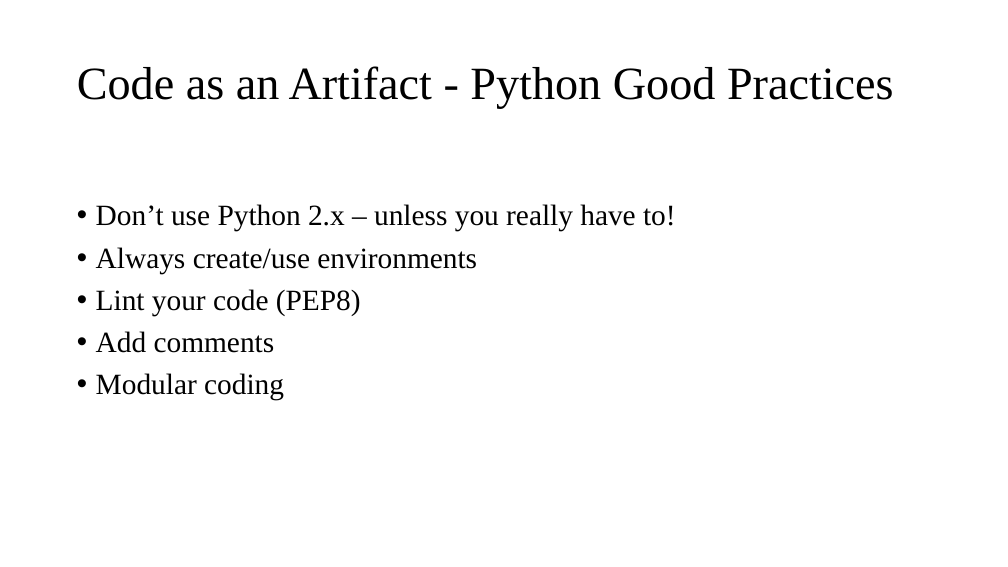
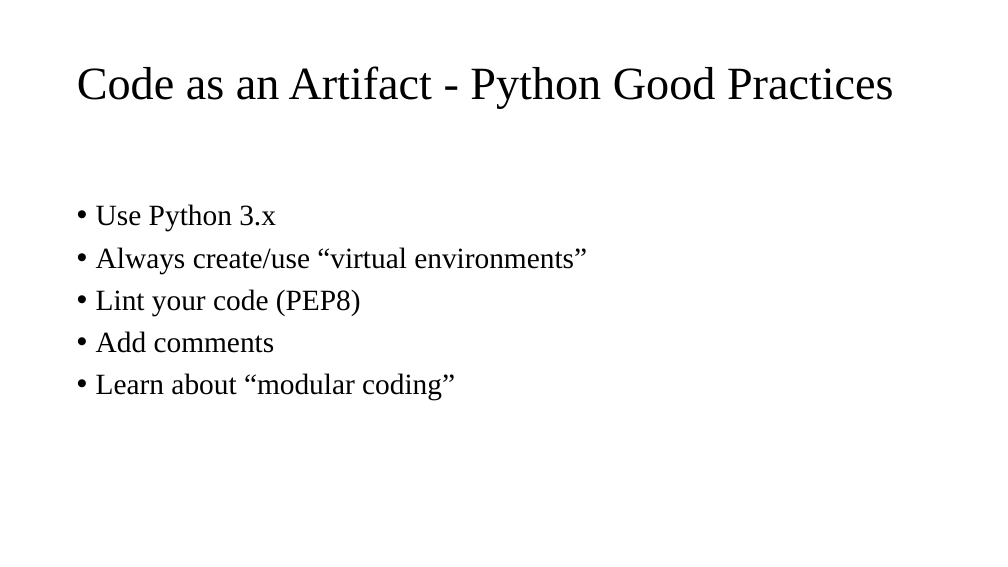
Before and after one commit to Amirosimani/Machine_Learning_Pratt, a slide deck: slide 13 of course slides/week_01.pptx. Drawn at 1008x567 pixels with LibreOffice and Linux fonts; fonts in the diff are those of the drawing. Boxes give left, top, right and bottom in pixels: in the first picture for what was removed or moved away, otherwise in the second. Text is boxed around its words. In the diff, an @@ line names an element or a change of style, - is before the commit and + after.

```diff
--- a/course slides/week_01.pptx
+++ b/course slides/week_01.pptx
@@ text at (x1=96, y1=204, x2=587, y2=274): text changed @@
-• Don’t use Python 2.x – unless you really have to!
-• Always create/use environments
+• Use Python 3.x
+• Always create/use “virtual environments”
@@ text at (x1=96, y1=373, x2=455, y2=401): text changed @@
-• Modular coding
+• Learn about “modular coding”
```
Also in this commit, not shown: 3 other slides changed, 2 other files.
